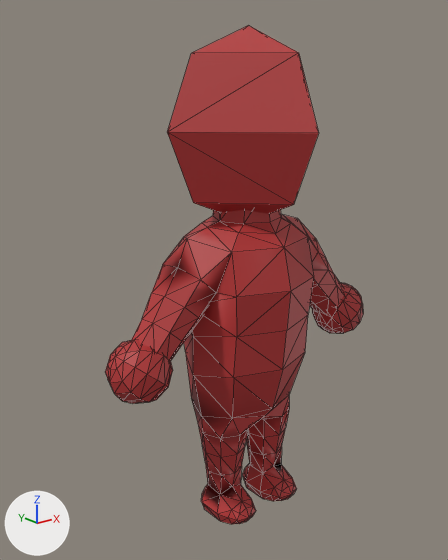
Two versions of the OBJ model Resources/playerIdle/playerIdle.obj, one commit apart.
Both versions are drawn from a 50 mm camera at (-4.38, -5.03, 4.96) aimed at (-0.04, 0.39, 2.79). The axes (+X, +Y, +Z) are drawn at lower left. The lights are the same throughout. Mesh edges are drawn as thin lines. Where no turn or scale is listed for an object, it has been applied to the vertices.

The older version as bpy lines, for what is in view:
```python
mat_マテリアル = principled_material('マテリアル')
mat_マテリアル.texture = img_red_png
me_円柱 = bpy.data.meshes.new('円柱')
me_円柱.from_pydata(...)  # 397 vertices, 825 faces, 4 loose edges; spans x -1.85..1.76, y -1.0..1.0, z 0.0..5.53
me_円柱.materials.append(mat_マテリアル)  # picture img_red_png
ob_円柱 = bpy.data.objects.new('円柱', me_円柱)
ob_円柱.location = (0.0, 0.0, 0.0)
```
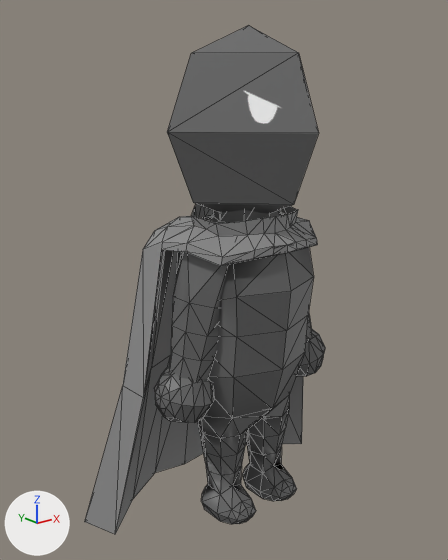
What differs and where, as boxes [x1, y1, x2, y2] in the pictures (448 x 560 px; the box of a moved part takes in the faces that stretch with it):
'円柱', surface changed, reshaped (red to grey, 7% narrower): before [105, 25, 363, 524]; after [85, 25, 325, 534]
part 1 of me_円柱, moved or reshaped: before [312, 283, 363, 333]; after [296, 330, 325, 377]
part 2 of me_円柱, moved or reshaped: before [105, 339, 173, 404]; after [154, 367, 215, 423]
part 3 of me_円柱, added: after [85, 204, 317, 534]
part 4 of me_円柱, moved or reshaped: before [132, 214, 344, 510]; after [169, 214, 314, 510]
part 5 of me_円柱, surface changed (red to grey): [167, 25, 319, 524] in both

The change in detail:
Picture 's.png' (img_s_png) is new.
Material 'マテリアル' (mat_マテリアル) changes its picture from img_red_png to img_s_png.
me_円柱 is used by ob_円柱; location (0.0, 0.0, 0.0).
me_円柱 had 397 vertices, 825 faces, 4 loose edges and spanned x -1.85..1.76, y -1.0..1.0, z 0.0..5.53.
me_円柱 now has 489 vertices, 995 faces, 4 loose edges and spans x -1.8..1.68, y -1.0..1.71, z -0.16..5.53.
me_円柱 part 1: the loose piece of 58 vertices spanning x 1.09..1.76, y -0.43..0.24, z 1.91..2.58 is multiplied about its middle by the matrix ((0.891, 0.021, 0.454), (0.004, 0.999, -0.053), (-0.455, 0.049, 0.889)), then moved by (-0.61, 0.07, -0.45).
me_円柱 part 2: the loose piece of 58 vertices spanning x -1.85..-1.18, y -0.43..0.24, z 1.91..2.58 is multiplied about its middle by the matrix ((0.882, -0.101, -0.459), (0.031, 0.987, -0.158), (0.469, 0.125, 0.874)), then moved by (0.59, 0.08, -0.47).
me_円柱 part 3: a new loose piece of 92 vertices spanning x -1.8..1.68, y -0.66..1.71, z -0.16..3.77, in mat_マテリアル (picture img_s_png).
Part 4, on me_円柱:
60 vertices are removed from x -1.55..1.46, y -0.3..0.33, z 2.22..3.24.
238 faces are deleted.
4 vertices move from x -1.04..0.95, y 0.14..0.15, z 2.8..3.22 to x -0.97..0.84, y 0.08..0.17, z 2.72..2.88.
60 vertices are added at x -1.08..0.96, y -0.33..0.35, z 1.88..2.89.
238 new faces join them.
me_円柱 part 5: 363 kept faces spanning x -1.05..0.95, y -1.0..1.0, z 0.0..5.53 get new texture (UV) coordinates.
